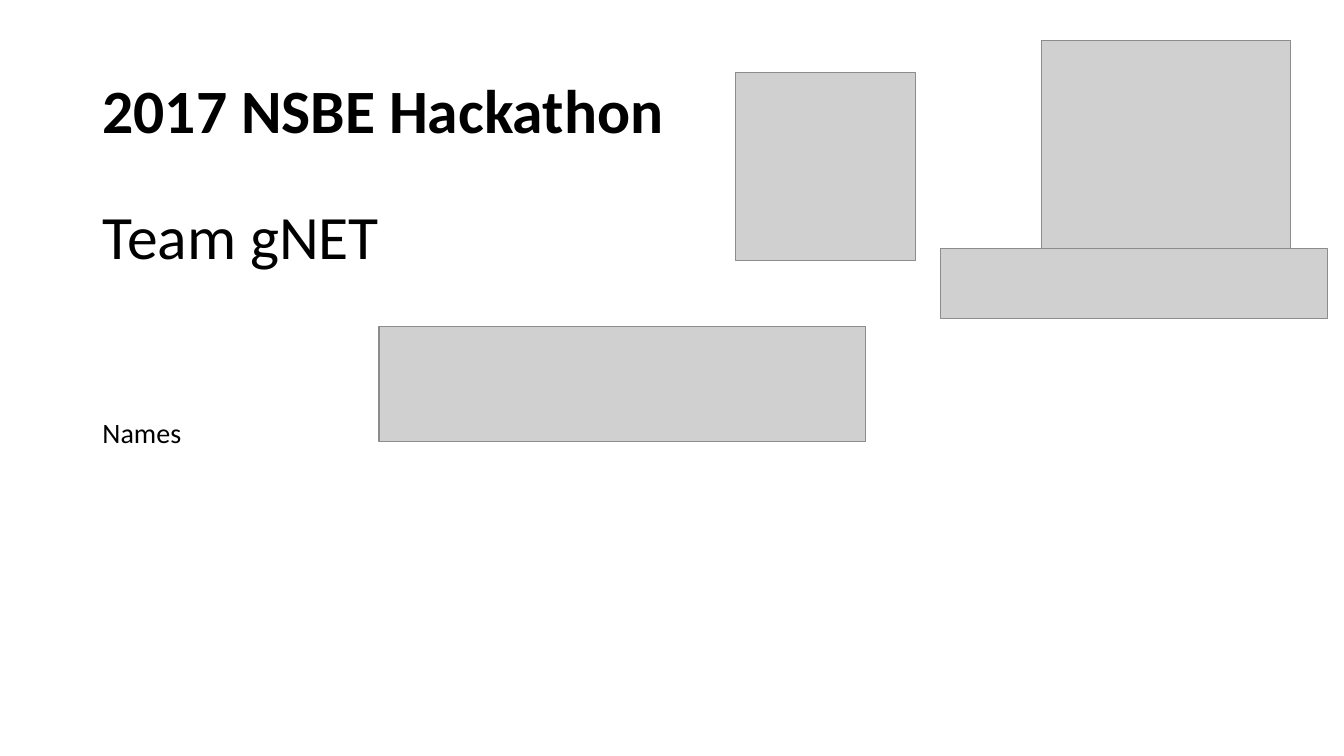
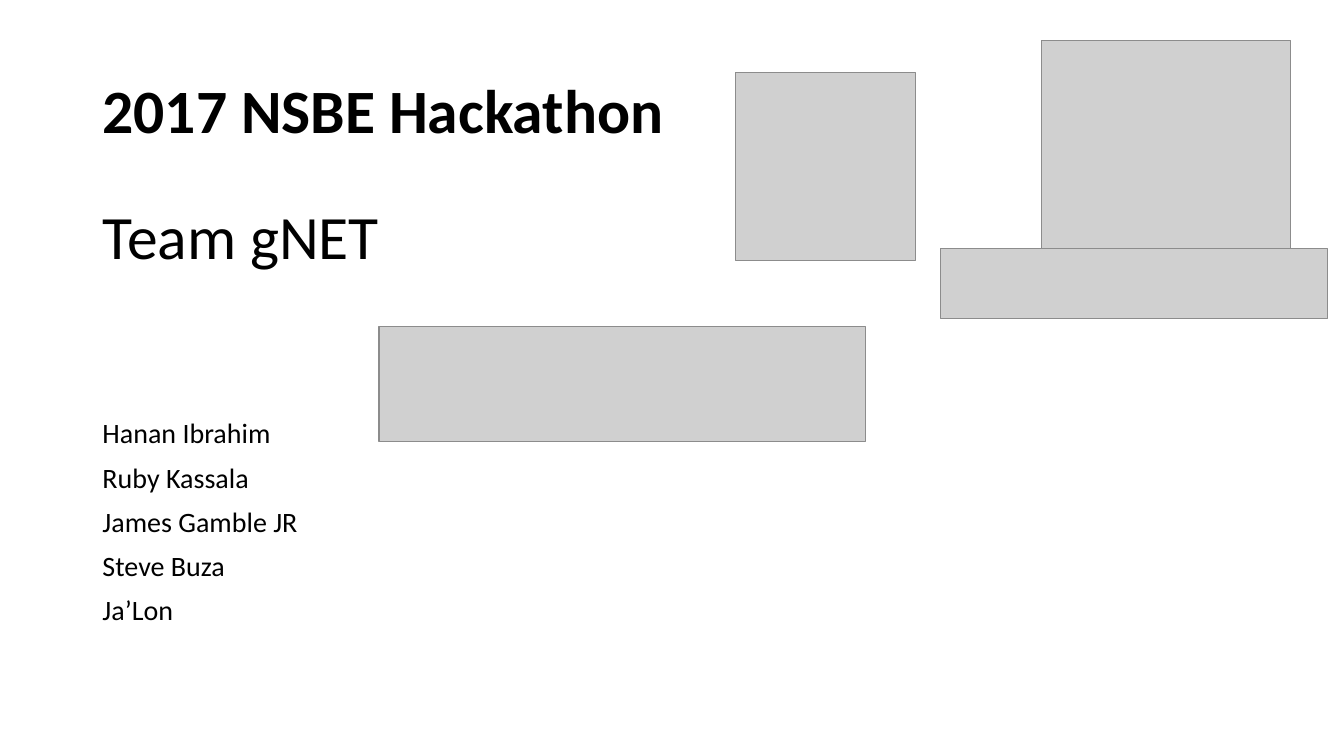
Before and after one commit to r-kass/gNetPlus, a slide deck: slide 1 of hackathon pres3.pptx. Drawn at 1344x756 pixels with LibreOffice and Linux fonts; fonts in the diff are those of the drawing; grey boxes stand for pictures; background and template pictures are left out. Boxes give left, top, right and bottom in pixels: in the first picture for what was removed or moved away, otherwise in the second. Text is boxed around its words. In the diff, an @@ line names an element or a change of style, - is before the commit and + after.

```diff
--- a/hackathon pres3.pptx
+++ b/hackathon pres3.pptx
@@ text at (102,423,297,621): text changed @@
-Names
+Hanan Ibrahim
+Ruby Kassala
+James Gamble JR
+Steve Buza
+Ja’Lon
```
Also in this commit, not shown: 5 other slides changed, 1 slide removed.
